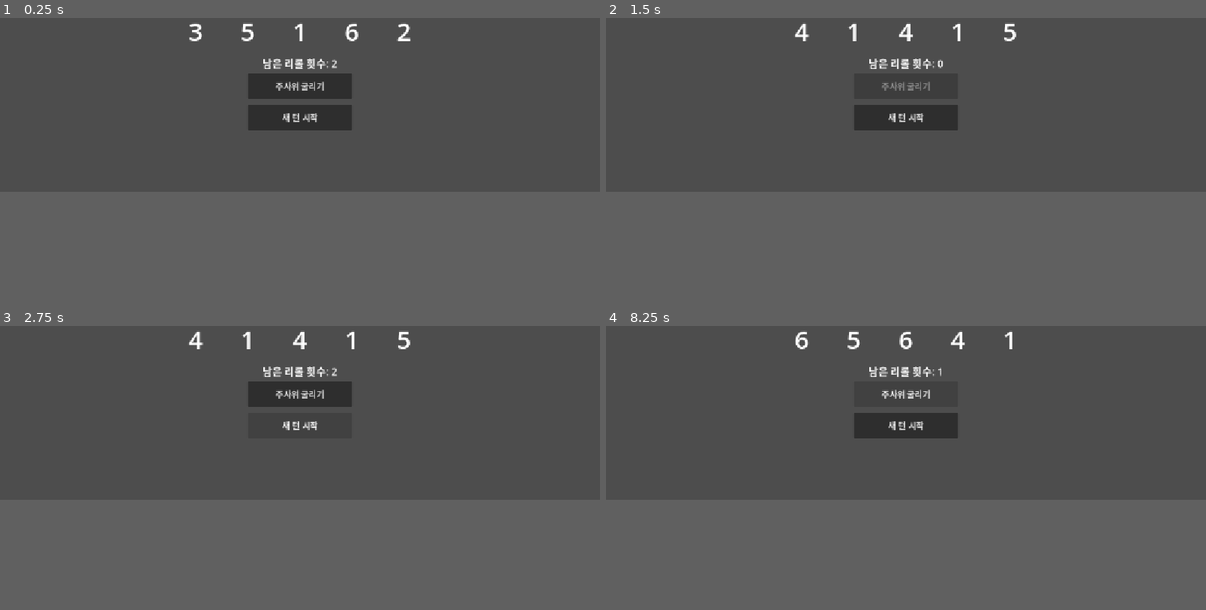
Above: before the commit, frames 1-4 (two rows, left to right).
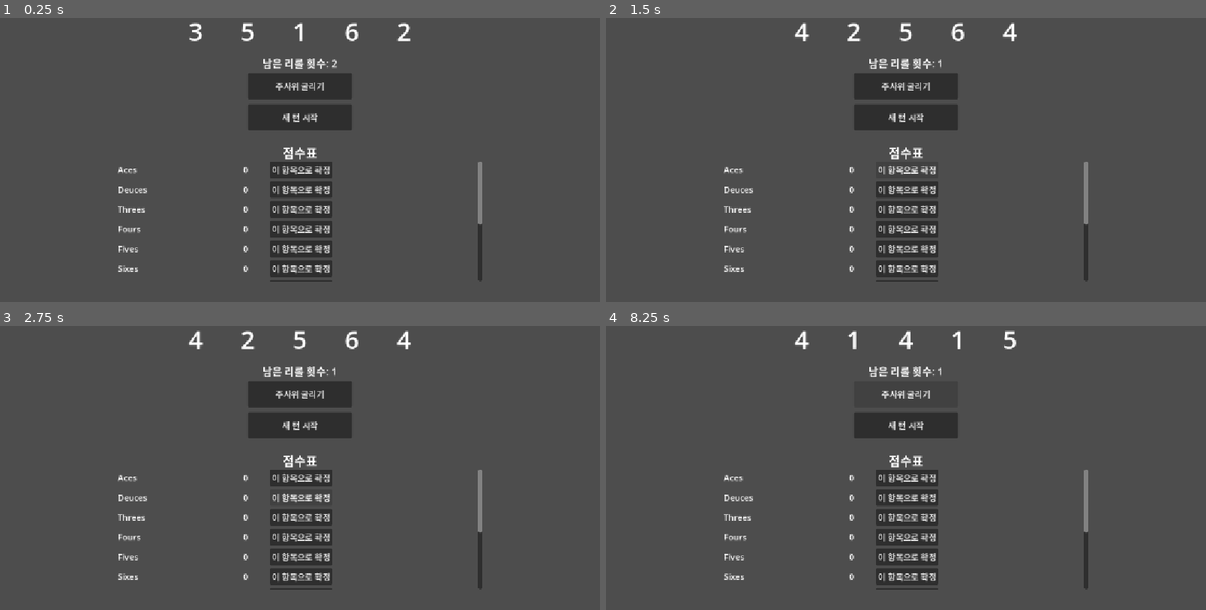
Above: after the commit, the same moments.

Repository: gyutaeng/yacht-dice
Game: Godot game, scene res://scenes/Main.tscn
Same seed, same stepped clock (60 frames per second), same inputs: the game is played once before the commit and once after it.
Inputs (mouse positions are in pixels of both pictures, inside the frame that each line leads up to):
- Up to frame 1 (0.25 s): no input
- Up to frame 2 (1.5 s): click "주사위 굴리기" at 0.5 s; click (906, 91) at 1.25 s, where only the run after the commit has a clickable "이 항목으로 확정"
- Up to frame 3 (2.75 s): click (300, 414) at 2 s, where only the run after the commit has a clickable "이 항목으로 확정"
- Up to frame 4 (8.25 s): click (906, 431) at 2.75 s, where only the run after the commit has a clickable "이 항목으로 확정"; click (906, 445) at 3.5 s, where only the run after the commit has a clickable "이 항목으로 확정"; click (906, 459) at 4.25 s, where only the run after the commit has a clickable "이 항목으로 확정"; click (906, 473) at 5 s, where only the run after the commit has a clickable "이 항목으로 확정"; click (906, 490) at 5.75 s, where only the run after the commit has a clickable "이 항목으로 확정"; click "새 턴 시작" at 6.5 s; click "새 턴 시작" at 7.25 s; click "주사위 굴리기" at 8 s
The window is 800x450 before the commit and 800x597 after it. Grey fills any space a smaller window leaves; there, only what the larger window draws over its background counts as a difference.

The runs differ from the first frame. In frame 1, 4.3% of the frame differs, in the area x 19-81%, y 1-93%; in frame 2, 4.3%; in frame 3, 4.3%; in frame 4, 4.6%.

Commit message:
점수표 UI 뼈대 추가

Diff:
--- a/project.godot
+++ b/project.godot
@@ -17,6 +17,8 @@
 
 [display]
 
+window/size/viewport_width=1152
+window/size/viewport_height=860
 window/stretch/mode="canvas_items"
 window/stretch/aspect="expand"
 
--- a/scenes/Main.gd
+++ b/scenes/Main.gd
@@ -1,17 +1,37 @@
 extends Node2D
 
 const MAX_REROLLS := 2
+
+const CATEGORY_NAMES: Array[String] = [
+	"Aces",
+	"Deuces",
+	"Threes",
+	"Fours",
+	"Fives",
+	"Sixes",
+	"Choice",
+	"Four of a Kind",
+	"Full House",
+	"Small Straight",
+	"Large Straight",
+	"Yacht",
+]
 
 var dice_results: Array[int] = [1, 1, 1, 1, 1]
 var dice_locked: Array[bool] = [false, false, false, false, false]
 var rerolls_left: int = MAX_REROLLS
 
 var locked_style := StyleBoxFlat.new()
+
+var score_calculators: Array[Callable] = []
+var score_labels: Array[Label] = []
+var confirm_buttons: Array[Button] = []
 
 @onready var dice_labels: Array[Label] = [$Dice1, $Dice2, $Dice3, $Dice4, $Dice5]
 @onready var roll_button: Button = $RollButton
 @onready var new_turn_button: Button = $NewTurnButton
 @onready var reroll_label: Label = $RerollLabel
+@onready var score_list: VBoxContainer = $ScoreboardScroll/ScoreList
 
 
 func _ready() -> void:
@@ -30,7 +50,24 @@
 		label.mouse_filter = Control.MOUSE_FILTER_STOP
 		label.gui_input.connect(_on_dice_gui_input.bind(i))
 
+	score_calculators = [
+		_calc_aces,
+		_calc_deuces,
+		_calc_threes,
+		_calc_fours,
+		_calc_fives,
+		_calc_sixes,
+		_calc_choice,
+		_calc_four_of_a_kind,
+		_calc_full_house,
+		_calc_small_straight,
+		_calc_large_straight,
+		_calc_yacht,
+	]
+
+	_build_scoreboard()
 	_update_reroll_label()
+	_update_score_previews()
 
 
 func _on_dice_gui_input(event: InputEvent, index: int) -> void:
@@ -60,6 +97,7 @@
 
 	rerolls_left -= 1
 	_update_reroll_label()
+	_update_score_previews()
 	if rerolls_left <= 0:
 		roll_button.disabled = true
 
@@ -73,7 +111,92 @@
 		_update_dice_visual(i)
 
 	_update_reroll_label()
+	_update_score_previews()
 
 
 func _update_reroll_label() -> void:
 	reroll_label.text = "남은 리롤 횟수: %d" % rerolls_left
+
+
+func _build_scoreboard() -> void:
+	for i in CATEGORY_NAMES.size():
+		var row := HBoxContainer.new()
+		row.add_theme_constant_override("separation", 16)
+
+		var name_label := Label.new()
+		name_label.text = CATEGORY_NAMES[i]
+		name_label.custom_minimum_size = Vector2(200, 0)
+		row.add_child(name_label)
+
+		var score_label := Label.new()
+		score_label.text = "0"
+		score_label.custom_minimum_size = Vector2(60, 0)
+		score_label.horizontal_alignment = HORIZONTAL_ALIGNMENT_CENTER
+		row.add_child(score_label)
+		score_labels.append(score_label)
+
+		var confirm_button := Button.new()
+		confirm_button.text = "이 항목으로 확정"
+		confirm_button.pressed.connect(_on_confirm_pressed.bind(i))
+		row.add_child(confirm_button)
+		confirm_buttons.append(confirm_button)
+
+		score_list.add_child(row)
+
+
+func _on_confirm_pressed(index: int) -> void:
+	pass
+
+
+func _update_score_previews() -> void:
+	for i in CATEGORY_NAMES.size():
+		var value: int = score_calculators[i].call(dice_results)
+		score_labels[i].text = str(value)
+
+
+func _calc_aces(dice: Array[int]) -> int:
+	return 0
+
+
+func _calc_deuces(dice: Array[int]) -> int:
+	return 0
+
+
+func _calc_threes(dice: Array[int]) -> int:
+	return 0
+
+
+func _calc_fours(dice: Array[int]) -> int:
+	return 0
+
+
+func _calc_fives(dice: Array[int]) -> int:
+	return 0
+
+
+func _calc_sixes(dice: Array[int]) -> int:
+	return 0
+
+
+func _calc_choice(dice: Array[int]) -> int:
+	return 0
+
+
+func _calc_four_of_a_kind(dice: Array[int]) -> int:
+	return 0
+
+
+func _calc_full_house(dice: Array[int]) -> int:
+	return 0
+
+
+func _calc_small_straight(dice: Array[int]) -> int:
+	return 0
+
+
+func _calc_large_straight(dice: Array[int]) -> int:
+	return 0
+
+
+func _calc_yacht(dice: Array[int]) -> int:
+	return 0
--- a/scenes/Main.tscn
+++ b/scenes/Main.tscn
@@ -78,3 +78,24 @@
 offset_right = 676.0
 offset_bottom = 530.0
 text = "새 턴 시작"
+
+[node name="ScoreboardTitle" type="Label" parent="."]
+offset_left = 226.0
+offset_top = 555.0
+offset_right = 926.0
+offset_bottom = 585.0
+theme_override_font_sizes/font_size = 24
+horizontal_alignment = 1
+vertical_alignment = 1
+text = "점수표"
+
+[node name="ScoreboardScroll" type="ScrollContainer" parent="."]
+offset_left = 226.0
+offset_top = 590.0
+offset_right = 926.0
+offset_bottom = 820.0
+
+[node name="ScoreList" type="VBoxContainer" parent="ScoreboardScroll"]
+custom_minimum_size = Vector2(690, 0)
+layout_mode = 2
+theme_override_constants/separation = 6
